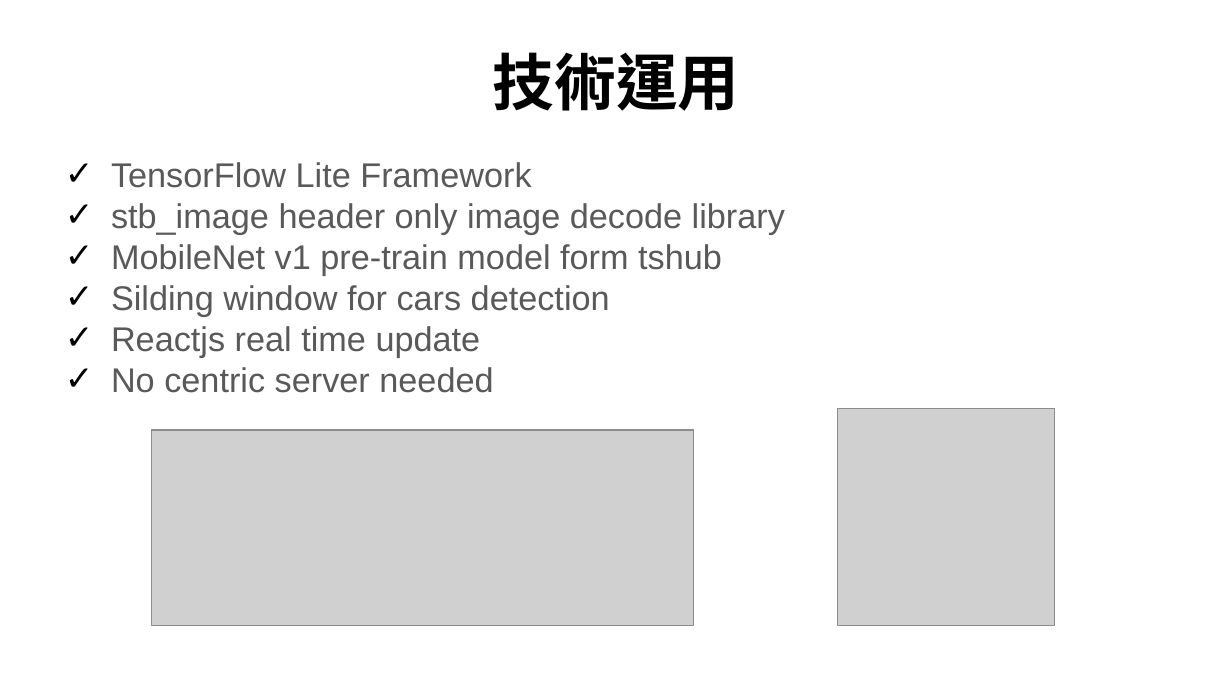
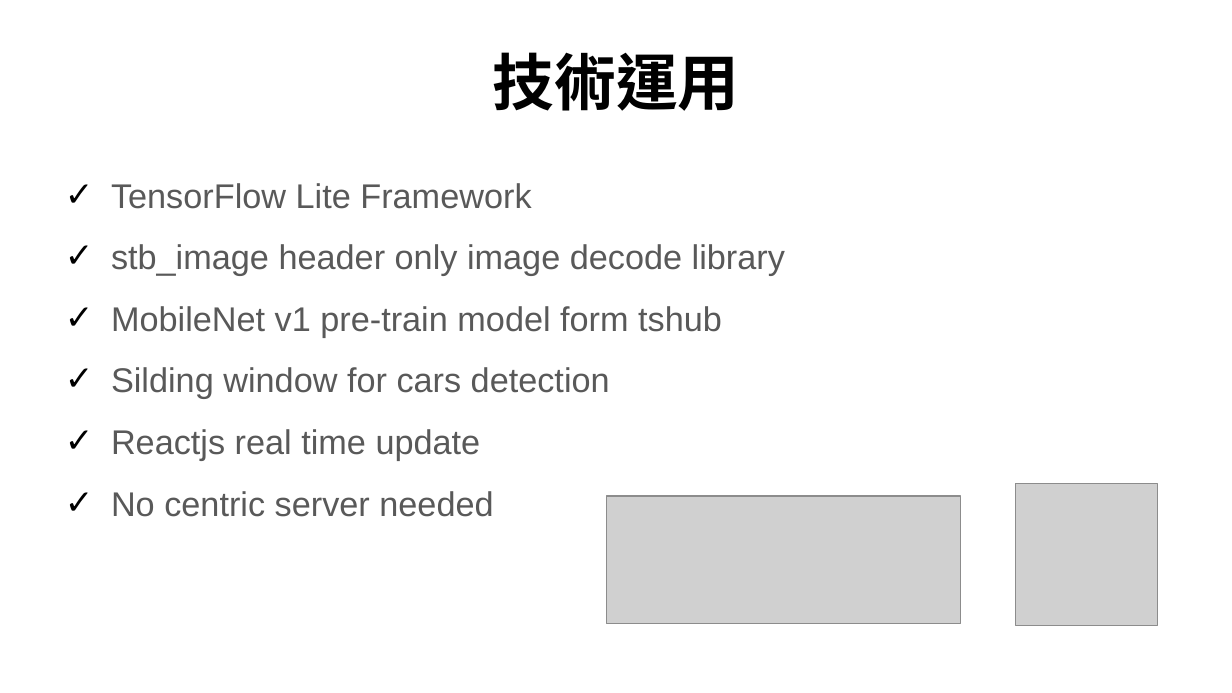
Before and after one commit to leoliu5550/MeiChu2023, a slide deck: slide 8 of Green Traveler, Green Taxi!.pptx. Drawn at 1232x693 pixels with LibreOffice and Linux fonts; fonts in the diff are those of the drawing; grey boxes stand for pictures. Boxes give left, top, right and bottom in pixels: in the first picture for what was removed or moved away, otherwise in the second. Text is boxed around its words. In the diff, an @@ line names an element or a change of style, - is before the commit and + after.

```diff
--- a/Green Traveler, Green Taxi!.pptx
+++ b/Green Traveler, Green Taxi!.pptx
@@ text "TensorFlow Lite Framework" at (x1=111, y1=183, x2=785, y2=517): line spacing 1 to 1.5 @@
@@ picture resized from (x1=152, y1=430, x2=694, y2=625) to (x1=606, y1=496, x2=960, y2=623) @@
@@ picture resized from (x1=838, y1=409, x2=1055, y2=626) to (x1=1016, y1=484, x2=1158, y2=626) @@
```
Also in this commit, not shown: 4 other slides changed.
